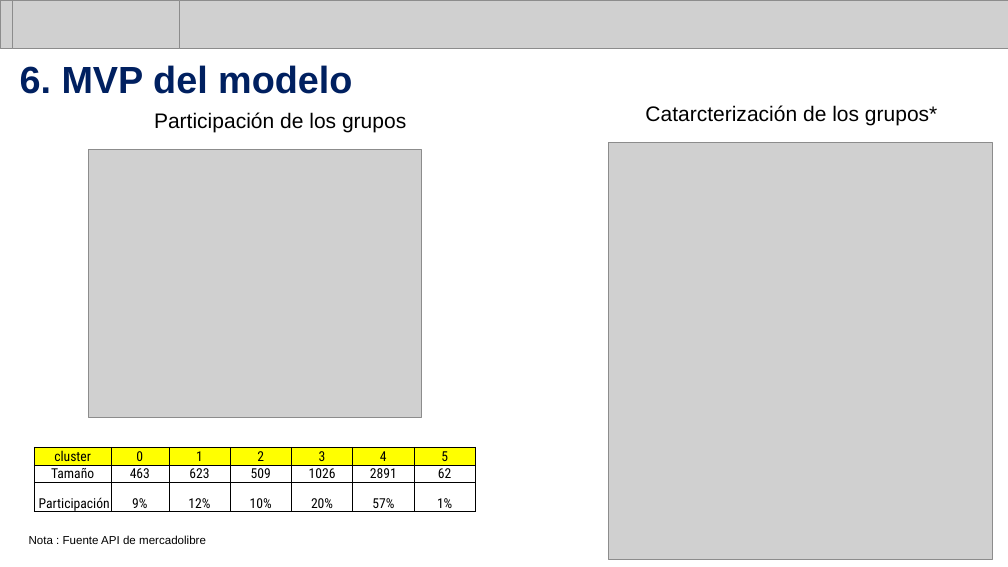
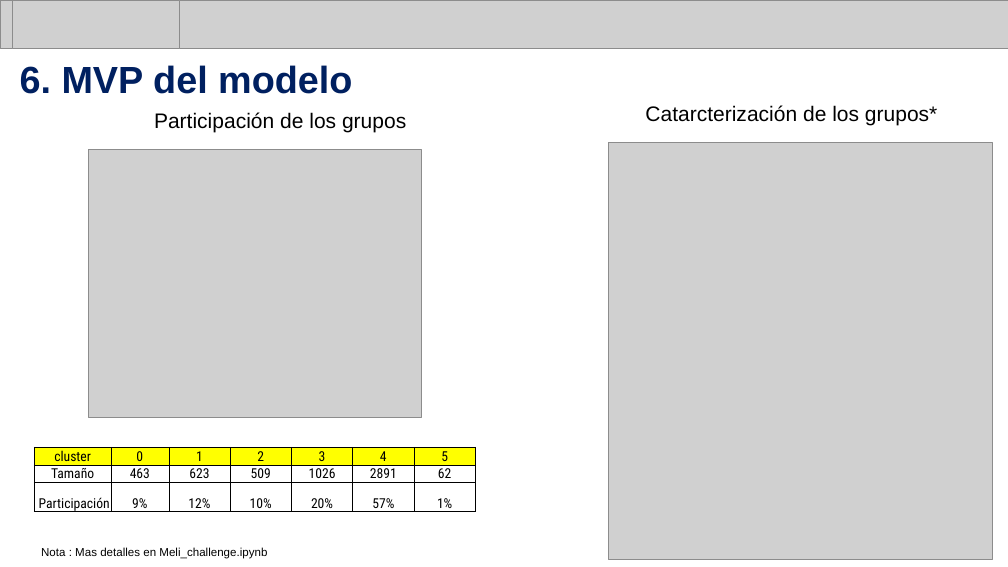
Before and after one commit to Guilcillo/Meli_challenge, a slide deck: slide 8 of Meli_Challenge.pptx. Drawn at 1008x567 pixels with LibreOffice and Linux fonts; fonts in the diff are those of the drawing; grey boxes stand for pictures. Boxes give left, top, right and bottom in pixels: in the first picture for what was removed or moved away, otherwise in the second. Text is boxed around its words. In the diff, an @@ line names an element or a change of style, - is before the commit and + after.

```diff
--- a/Meli_Challenge.pptx
+++ b/Meli_Challenge.pptx
@@ text removed at bbox=[29, 535, 206, 544] @@
-Nota : Fuente API de mercadolibre
@@ text added at bbox=[41, 547, 267, 559], 11 pt, text #000000 @@
+Nota : Mas detalles en Meli_challenge.ipynb
```
Also in this commit, not shown: 7 other slides changed, 1 other file.
